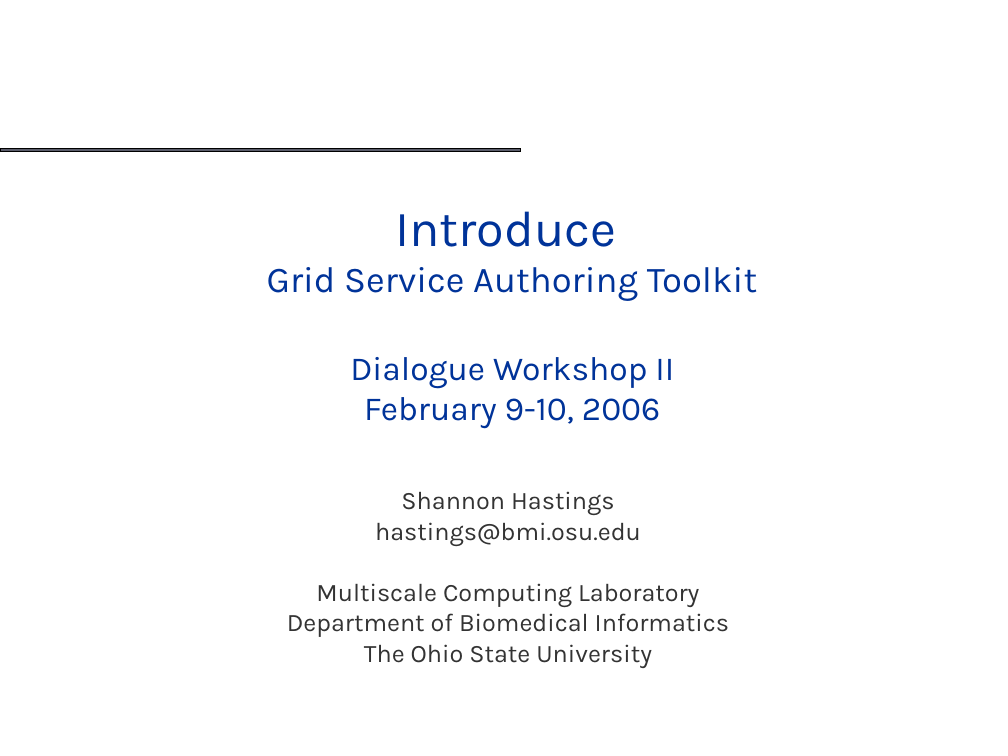
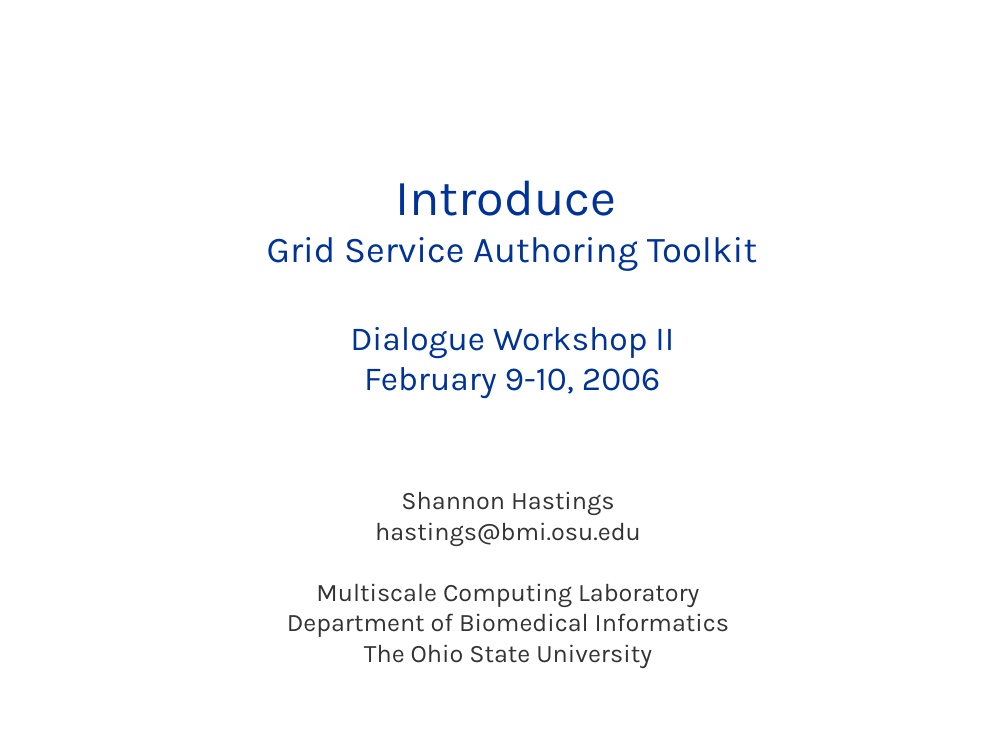
Before and after one commit to NCIP/cagrid-portal, a slide deck: slide 1 of cagrid-1-0/Documentation/presentations/introduce/Introduce_DIALOGUE2.ppt. Drawn at 1008x756 pixels with LibreOffice and Linux fonts; fonts in the diff are those of the drawing; background and template pictures are left out. Boxes give left, top, right and bottom in pixels: in the first picture for what was removed or moved away, otherwise in the second. Text is boxed around its words. In the diff, an @@ line names an element or a change of style, - is before the commit and + after.

```diff
--- a/cagrid-1-0/Documentation/presentations/introduce/Introduce_DIALOGUE2.ppt
+++ b/cagrid-1-0/Documentation/presentations/introduce/Introduce_DIALOGUE2.ppt
@@ rectangle removed at (x1=0, y1=148, x2=521, y2=151) @@
@@ title "Introduce Grid Service Authoring Toolkit ..." moved from (x1=267, y1=211, x2=757, y2=429) to (x1=267, y1=180, x2=757, y2=399) @@
```
Also in this commit, not shown: 1 other slide changed, 35 slides added.
